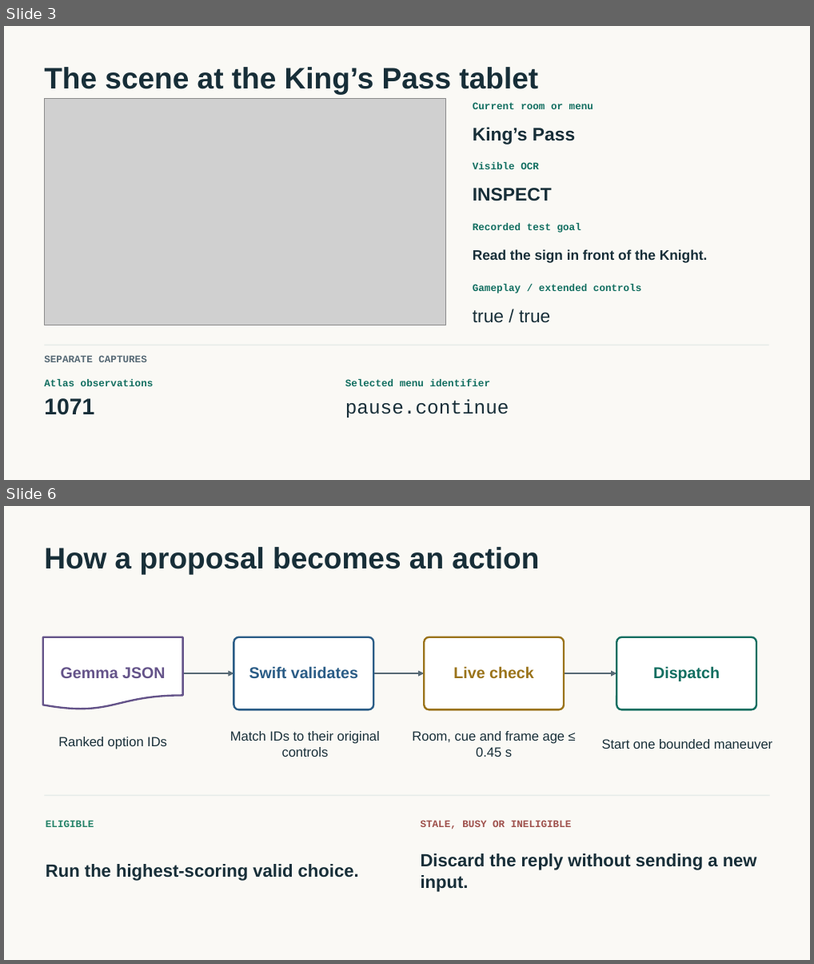
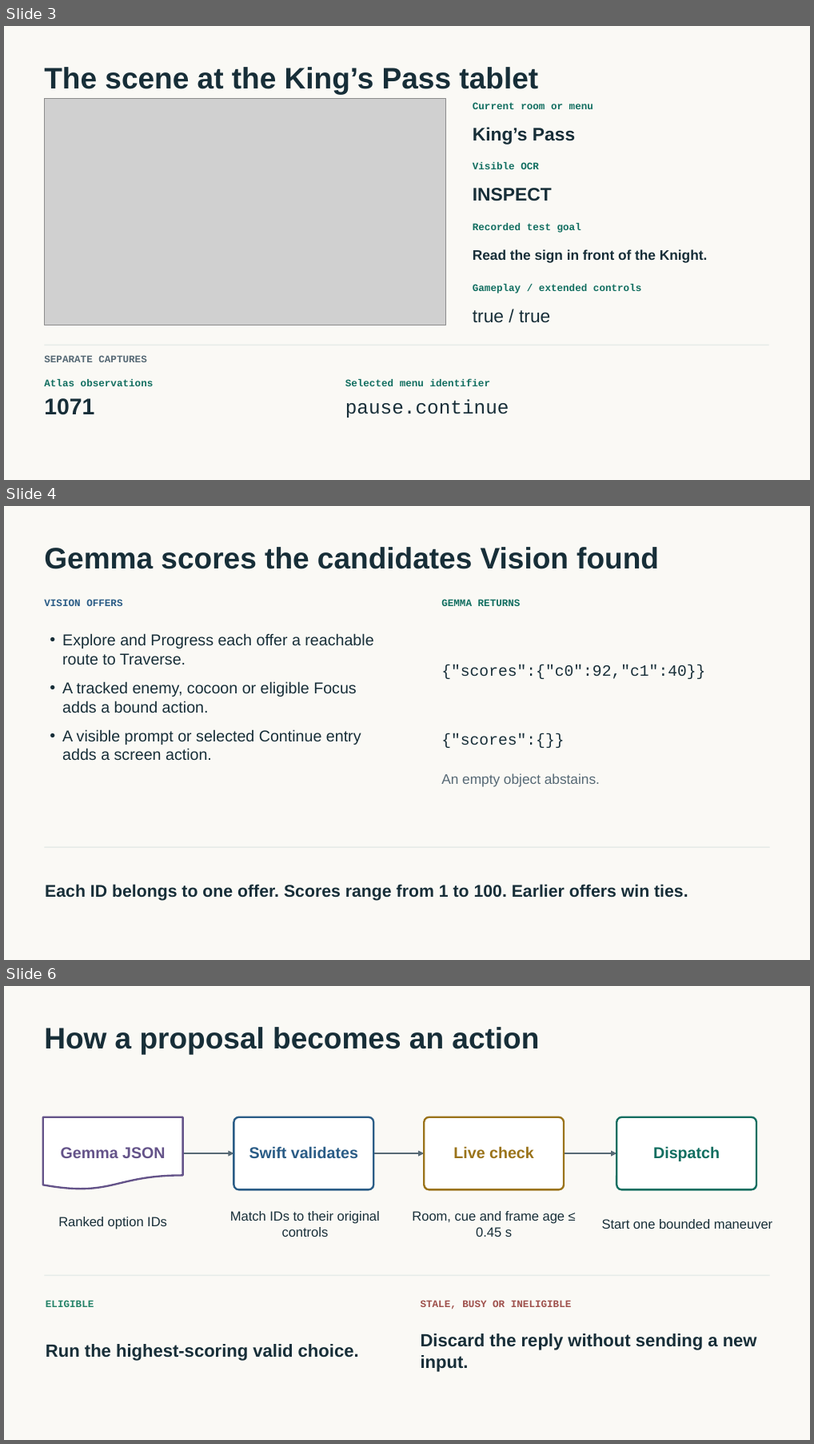
Before and after one commit to tabutyn/hollow-knight-vision, a slide deck: docs/playing-policies/playing-policies.pptx. Shown one above the other, each under a label of ours: slides 3 and 6 before the commit, slides 3, 4 and 6 after it; the slides between them are not shown. The pictures are 814x964 and 814x1444 pixels, drawn with LibreOffice and Linux fonts; fonts in the diff are those of the drawing; grey boxes stand for pictures. Boxes give left, top, right and bottom in pixels: in the first picture for what was removed or moved away, otherwise in the second. Text is boxed around its words. In the diff, an @@ line names an element or a change of style, - is before the commit and + after.

Commit message:
Bind Gemma policy scores to live targets and verify the handoff in game

```diff
--- a/docs/playing-policies/playing-policies.pptx
+++ b/docs/playing-policies/playing-policies.pptx
@@ slide 4 added at <box>4,506,810,960</box>, background #FAF9F5 @@
@@ text added at <box>44,547,659,569</box>, 35.2 pt, text #172E38, bold @@
+Gemma scores the candidates Vision found
@@ text added at <box>44,599,122,606</box>, 12 pt, text #2A5C86, bold @@
+VISION OFFERS
@@ text added at <box>442,599,521,606</box>, 12 pt, text #116E60, bold @@
+GEMMA RETURNS
@@ text added at <box>62,633,374,760</box>, 18.8 pt, text #172E38 @@
+• Explore and Progress each offer a reachable route to Traverse.
+• A tracked enemy, cocoon or eligible Focus adds a bound action.
+• A visible prompt or selected Continue entry adds a screen action.
@@ text added at <box>442,664,706,679</box>, 18.8 pt, text #172E38 @@
+{"scores":{"c0":92,"c1":40}}
@@ text added at <box>442,733,564,748</box>, 18.8 pt, text #172E38 @@
+{"scores":{}}
@@ text added at <box>442,773,600,787</box>, 16.5 pt, text #566975 @@
+An empty object abstains.
@@ rectangle added at <box>45,846,770,847</box>, fill #E6EBE8 @@
@@ text added at <box>45,884,688,900</box>, 20.2 pt, text #172E38, bold @@
+Each ID belongs to one offer. Scores range from 1 to 100. Earlier offers win ties.
```
Also in this commit, not shown: 3 slides changed, 8 other slides added, 9 slides removed, 33 other files.
